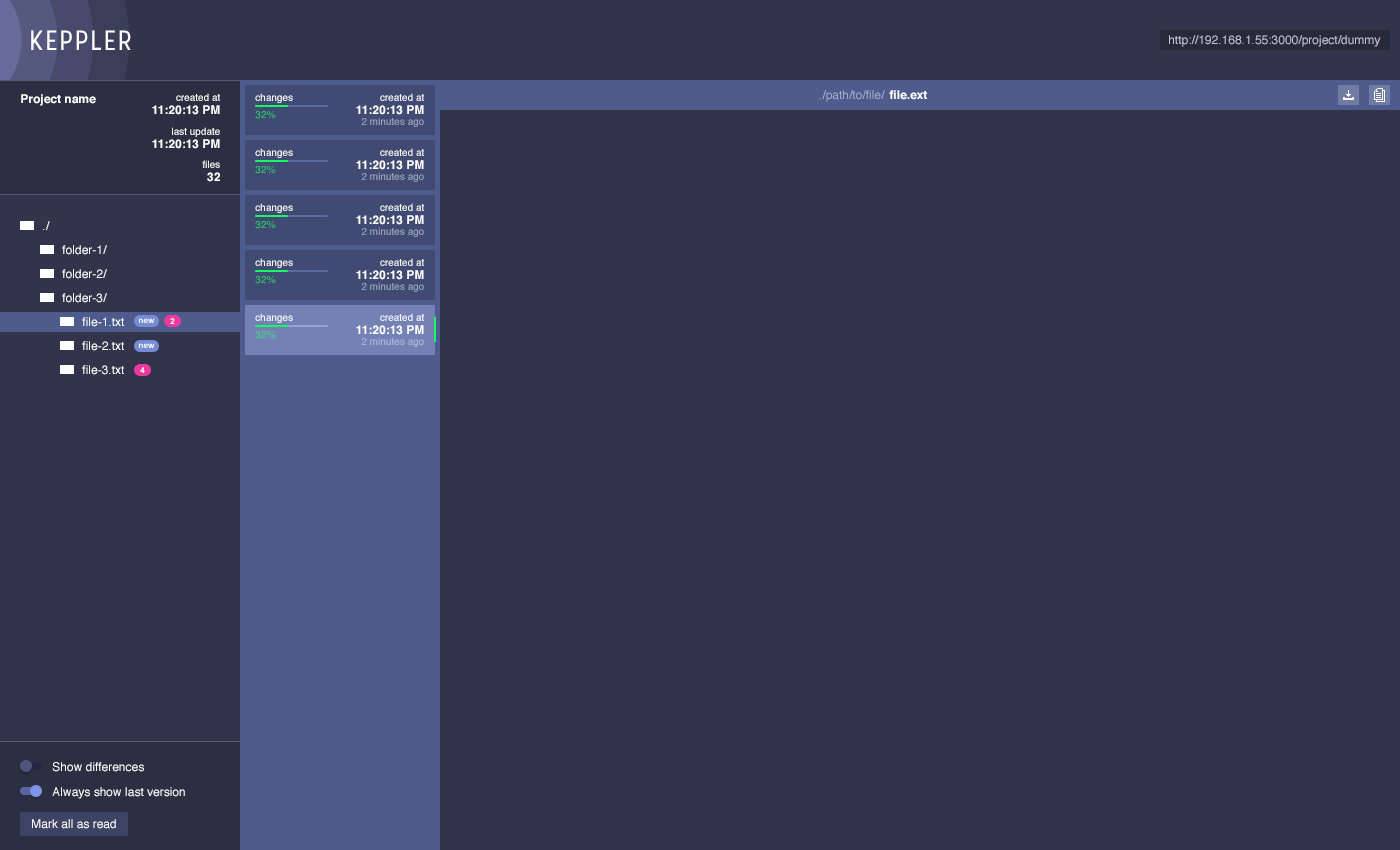
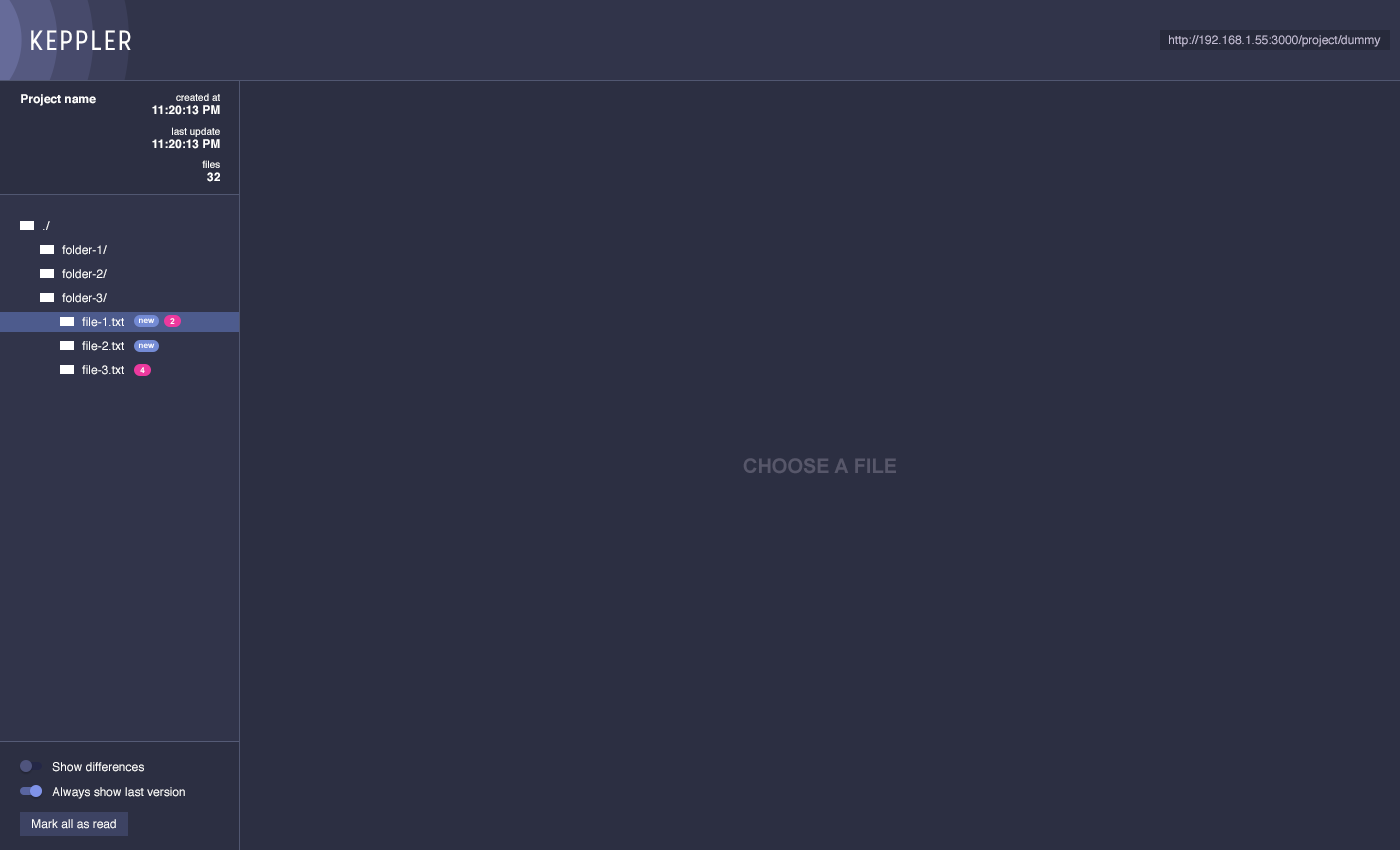
Layer changes from the first w=1400, h=850 image to the second:
showed group "code" (1st of 3, in "no-file") (4 layers) over [239, 80, 1400, 850]
added layer "Forme 2 copie 4" (30%) in group "code" over [239, 81, 240, 850]
added layer "Forme 2 copie 3" (30%) in group "code" over [240, 80, 1400, 81]
painted on "Rectangle 1 copie 3" (1st of 3, in "no-file" › "code") over [239, 80, 1400, 850]
